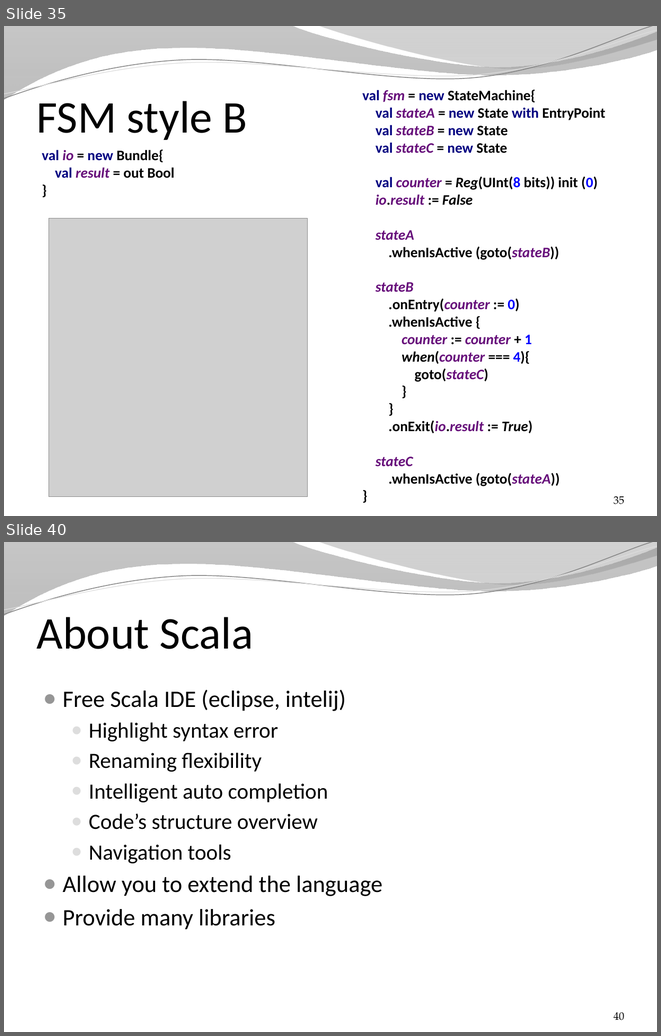
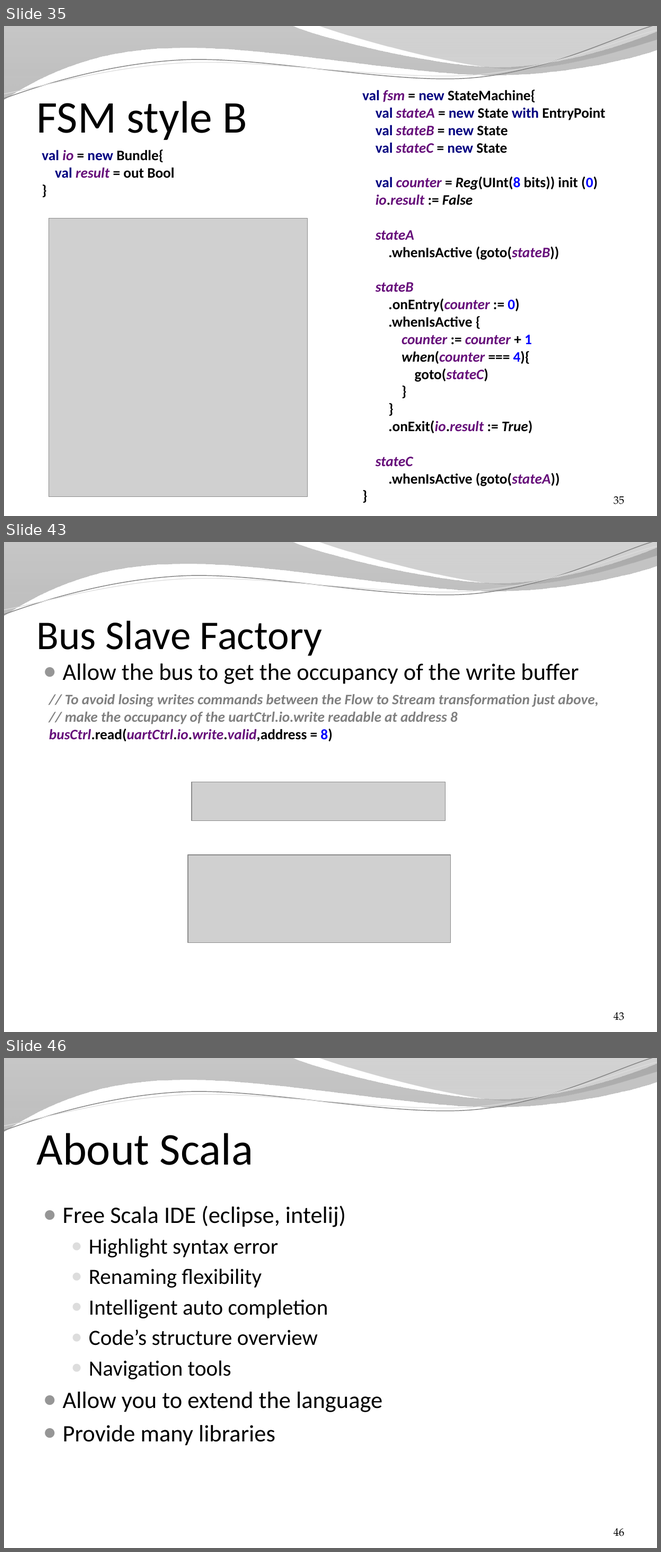
Before and after one commit to SpinalHDL/SpinalDoc, a slide deck: presentation/en/presentation.pptx. Shown one above the other, each under a label of ours: slides 35 and 40 before the commit, slides 35, 43 and 46 after it; the slides between them are not shown. The pictures are 661x1036 and 661x1552 pixels, drawn with LibreOffice and Linux fonts; fonts in the diff are those of the drawing; grey boxes stand for pictures; background and template pictures are left out. Boxes give left, top, right and bottom in pixels: in the first picture for what was removed or moved away, otherwise in the second. Text is boxed around its words. In the diff, an @@ line names an element or a change of style, - is before the commit and + after.

Commit message:
update presentation bus slave factory

```diff
--- a/presentation/en/presentation.pptx
+++ b/presentation/en/presentation.pptx
@@ slide 43 added at (4, 542, 657, 1032), background picture (left out); not listed: 4 template elements that a slide beside it also shows @@
@@ title added at (37, 620, 322, 656), 45 pt, text #000000 @@
+Bus Slave Factory
@@ text added at (63, 663, 579, 684), 26 pt, text #000000 @@
+● Allow the bus to get the occupancy of the write buffer
@@ text added at (49, 694, 598, 741), 16 pt, text #808080, bold, italic @@
+// To avoid losing writes commands between the Flow to Stream transformation just above,
+// make the occupancy of the uartCtrl.io.write readable at address 8
+busCtrl.read(uartCtrl.io.write.valid,address = 8)
@@ picture added at (192, 782, 445, 821) @@
@@ picture added at (188, 855, 451, 942) @@
@@ page number added at (614, 1012, 624, 1020), 12 pt, text #000000 @@
+43
@@ what was slide 40 is now slide 46 @@
@@ page number at (614, 1528, 624, 1536): text changed @@
-40
+46
```
Also in this commit, not shown: 6 slides changed, 9 other slides added, 3 other files.
